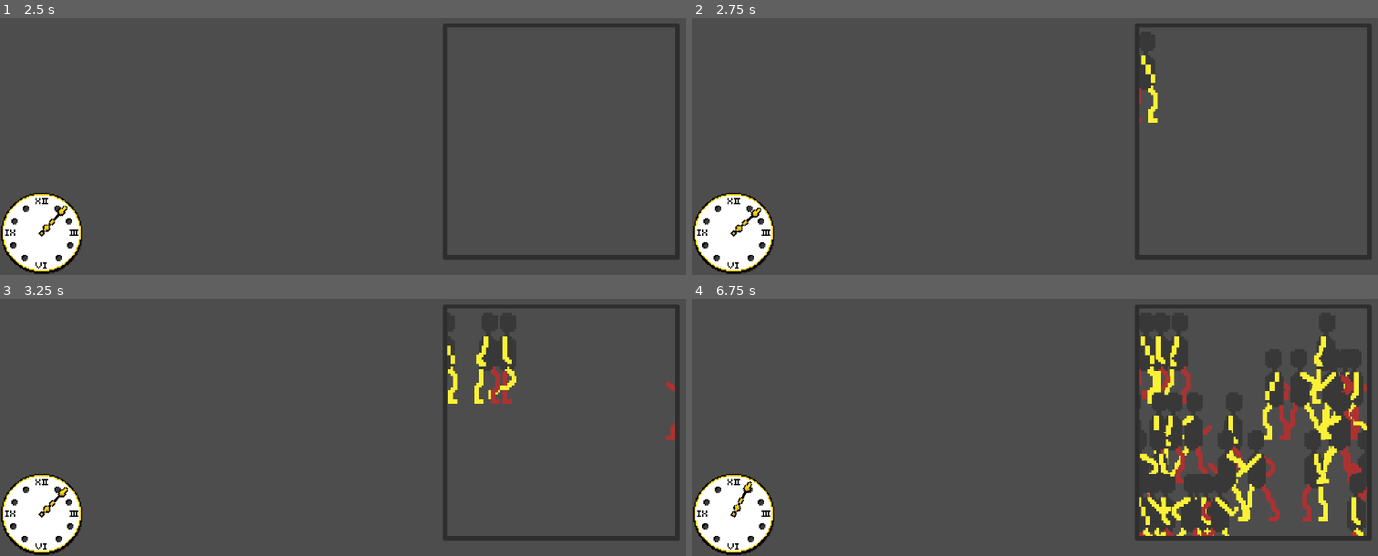
Above: before the commit, frames 1-4 (two rows, left to right).
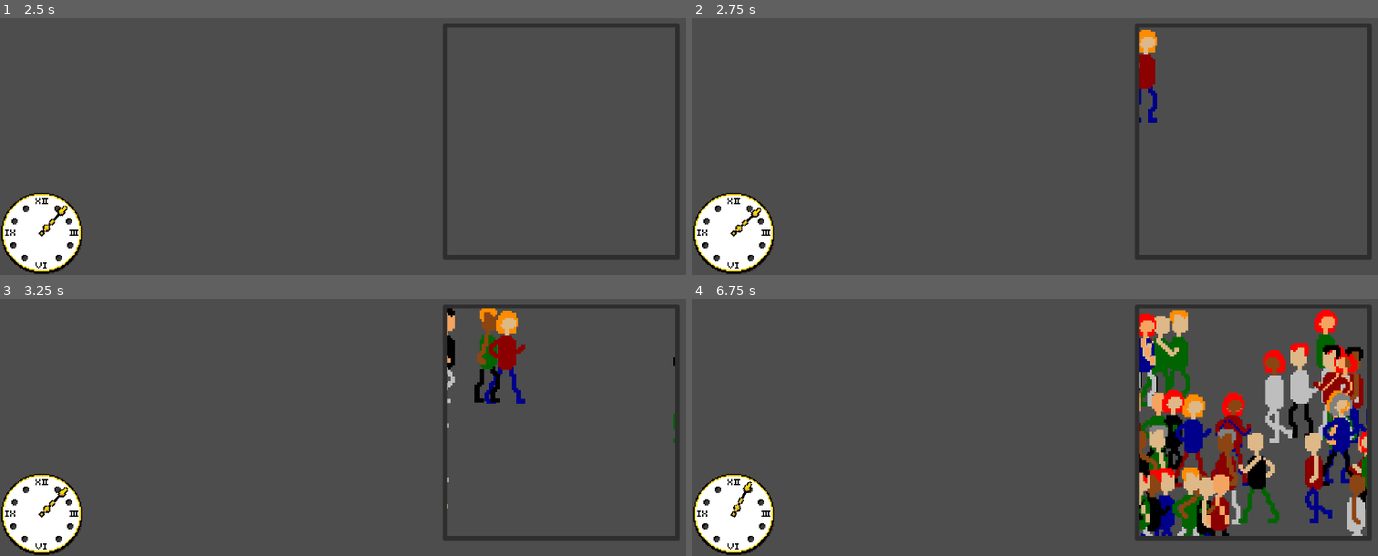
Above: after the commit, the same moments.

Repository: duckingg/GMTK-Heavenly-office
Game: Godot game, scene res://Assets/main.tscn
Two runs of this game, one before a commit and one after it. Both use one fixed random seed, a clock stepped at 60 frames per second and the inputs below.
Inputs (mouse positions are in pixels of both pictures, inside the frame that each line leads up to):
- Up to frame 1 (2.5 s): tap Enter (ui_accept) at 0.5, 0.6, 0.77, 1.07, 1.35, 1.52, 1.82, 2.1 s; move the mouse to (521, 48) at 0.52 s; hold Up (ui_up) 0.53-1.28 s; click (521, 48) at 0.67 s; move the mouse to (294, 84) at 1.27 s; hold Down (ui_down) 1.28-2.03 s; click (294, 84) at 1.42 s; move the mouse to (329, 84) at 2.02 s; hold Up (ui_up) from 2.03 s (still down); click (329, 84) at 2.17 s
- Up to frame 2 (2.75 s): keep holding Up (ui_up)
- Up to frame 3 (3.25 s): keep holding Up (ui_up); move the mouse to (432, 365) at 2.77 s; tap Enter (ui_accept) at 2.85, 3.02 s; click (432, 365) at 2.92 s
- Up to frame 4 (6.75 s): tap Enter (ui_accept) at 3.32, 3.6, 3.77, 4.07, 4.35, 4.52, 4.82, 5.1, 5.85, 6.02, 6.32, 6.6 s; move the mouse to (1110, 365) at 3.52 s; release Up (ui_up) at 3.53 s; hold Down (ui_down) 3.53-5.78 s; click (1110, 365) at 3.67 s; move the mouse to (1137, 365) at 4.27 s; click (1137, 365) at 4.42 s; move the mouse to (1302, 365) at 5.02 s; click (1302, 365) at 5.17 s; move the mouse to (outside the picture) at 5.77 s; hold Up (ui_up) from 5.78 s (still down); click (outside the picture) at 5.92 s; move the mouse to (outside the picture) at 6.52 s; click (outside the picture) at 6.67 s

Frame 1 is identical in both runs. In frame 2, 0.7% of the frame differs, in the area x 65-68%, y 4-41%; in frame 3, 2.3%; in frame 4, 17%, in the area x 65-99%, y 4-93%.

Commit message:
Persons of color
Added colors to persons, improved spawner

Diff:
--- a/Assets/person.tscn
+++ b/Assets/person.tscn
@@ -1,74 +1,148 @@
 [gd_scene format=3 uid="uid://dh04ycfigyrdw"]
 
 [ext_resource type="Script" uid="uid://dw0fv3wivtkh6" path="res://Scripts/person.gd" id="1_0uymv"]
-[ext_resource type="Texture2D" uid="uid://bjv7wyon2wtx3" path="res://Sprites/mini Character DEMO-Sheet.png" id="2_0uymv"]
+[ext_resource type="Texture2D" uid="uid://2r6rb8grayfb" path="res://Sprites/Mini player sprite/Head.png" id="2_3ku8q"]
+[ext_resource type="Texture2D" uid="uid://d2lkvcs8stj4x" path="res://Sprites/Mini player sprite/Hands.png" id="3_pcw58"]
+[ext_resource type="Texture2D" uid="uid://bd3nnaacn7fk2" path="res://Sprites/Mini player sprite/Body.png" id="4_rmi2v"]
+[ext_resource type="Texture2D" uid="uid://bqd46dkh66vsf" path="res://Sprites/Mini player sprite/Legs.png" id="5_7ev5i"]
 
-[sub_resource type="AtlasTexture" id="AtlasTexture_gkp17"]
-atlas = ExtResource("2_0uymv")
+[sub_resource type="RectangleShape2D" id="RectangleShape2D_j6m6x"]
+size = Vector2(76, 151.5)
+
+[sub_resource type="AtlasTexture" id="AtlasTexture_umaym"]
+atlas = ExtResource("3_pcw58")
 region = Rect2(0, 0, 64, 64)
 
-[sub_resource type="AtlasTexture" id="AtlasTexture_j6m6x"]
-atlas = ExtResource("2_0uymv")
+[sub_resource type="AtlasTexture" id="AtlasTexture_2cetn"]
+atlas = ExtResource("3_pcw58")
 region = Rect2(64, 0, 64, 64)
 
-[sub_resource type="AtlasTexture" id="AtlasTexture_3ku8q"]
-atlas = ExtResource("2_0uymv")
+[sub_resource type="AtlasTexture" id="AtlasTexture_vc84t"]
+atlas = ExtResource("3_pcw58")
 region = Rect2(128, 0, 64, 64)
 
-[sub_resource type="AtlasTexture" id="AtlasTexture_pcw58"]
-atlas = ExtResource("2_0uymv")
+[sub_resource type="AtlasTexture" id="AtlasTexture_elym4"]
+atlas = ExtResource("3_pcw58")
 region = Rect2(192, 0, 64, 64)
 
-[sub_resource type="AtlasTexture" id="AtlasTexture_rmi2v"]
-atlas = ExtResource("2_0uymv")
+[sub_resource type="AtlasTexture" id="AtlasTexture_xjlry"]
+atlas = ExtResource("3_pcw58")
 region = Rect2(256, 0, 64, 64)
 
-[sub_resource type="AtlasTexture" id="AtlasTexture_7ev5i"]
-atlas = ExtResource("2_0uymv")
+[sub_resource type="AtlasTexture" id="AtlasTexture_vyod4"]
+atlas = ExtResource("3_pcw58")
 region = Rect2(320, 0, 64, 64)
 
-[sub_resource type="SpriteFrames" id="SpriteFrames_umaym"]
+[sub_resource type="SpriteFrames" id="SpriteFrames_0uvsa"]
 animations = [{
 "frames": [{
 "duration": 1.0,
-"texture": SubResource("AtlasTexture_gkp17")
+"texture": SubResource("AtlasTexture_umaym")
 }, {
 "duration": 1.0,
-"texture": SubResource("AtlasTexture_j6m6x")
+"texture": SubResource("AtlasTexture_2cetn")
 }, {
 "duration": 1.0,
-"texture": SubResource("AtlasTexture_3ku8q")
+"texture": SubResource("AtlasTexture_vc84t")
 }, {
 "duration": 1.0,
-"texture": SubResource("AtlasTexture_pcw58")
+"texture": SubResource("AtlasTexture_elym4")
 }, {
 "duration": 1.0,
-"texture": SubResource("AtlasTexture_rmi2v")
+"texture": SubResource("AtlasTexture_xjlry")
 }, {
 "duration": 1.0,
-"texture": SubResource("AtlasTexture_7ev5i")
+"texture": SubResource("AtlasTexture_vyod4")
 }],
 "loop": true,
-"name": &"new_animation",
+"name": &"default",
 "speed": 5.0
 }]
 
-[sub_resource type="RectangleShape2D" id="RectangleShape2D_j6m6x"]
-size = Vector2(126, 127)
+[sub_resource type="AtlasTexture" id="AtlasTexture_uj7ah"]
+atlas = ExtResource("5_7ev5i")
+region = Rect2(0, 0, 64, 64)
+
+[sub_resource type="AtlasTexture" id="AtlasTexture_ea5tw"]
+atlas = ExtResource("5_7ev5i")
+region = Rect2(64, 0, 64, 64)
+
+[sub_resource type="AtlasTexture" id="AtlasTexture_kdvy1"]
+atlas = ExtResource("5_7ev5i")
+region = Rect2(128, 0, 64, 64)
+
+[sub_resource type="AtlasTexture" id="AtlasTexture_b8yv7"]
+atlas = ExtResource("5_7ev5i")
+region = Rect2(192, 0, 64, 64)
+
+[sub_resource type="AtlasTexture" id="AtlasTexture_m1bp0"]
+atlas = ExtResource("5_7ev5i")
+region = Rect2(256, 0, 64, 64)
+
+[sub_resource type="AtlasTexture" id="AtlasTexture_k8hnh"]
+atlas = ExtResource("5_7ev5i")
+region = Rect2(320, 0, 64, 64)
+
+[sub_resource type="SpriteFrames" id="SpriteFrames_88a0e"]
+animations = [{
+"frames": [{
+"duration": 1.0,
+"texture": SubResource("AtlasTexture_uj7ah")
+}, {
+"duration": 1.0,
+"texture": SubResource("AtlasTexture_ea5tw")
+}, {
+"duration": 1.0,
+"texture": SubResource("AtlasTexture_kdvy1")
+}, {
+"duration": 1.0,
+"texture": SubResource("AtlasTexture_b8yv7")
+}, {
+"duration": 1.0,
+"texture": SubResource("AtlasTexture_m1bp0")
+}, {
+"duration": 1.0,
+"texture": SubResource("AtlasTexture_k8hnh")
+}],
+"loop": true,
+"name": &"default",
+"speed": 5.0
+}]
 
 [node name="Person" type="Node2D" unique_id=421213657]
 script = ExtResource("1_0uymv")
 
-[node name="Sprite2D" type="AnimatedSprite2D" parent="." unique_id=1178599269]
-scale = Vector2(3.7, 3.7)
-sprite_frames = SubResource("SpriteFrames_umaym")
-animation = &"new_animation"
-autoplay = "new_animation"
-frame_progress = 0.39615175
-
 [node name="Area2D" type="Area2D" parent="." unique_id=1025528037]
 
 [node name="CollisionShape2D" type="CollisionShape2D" parent="Area2D" unique_id=1771791406]
+position = Vector2(0, -12.25)
 shape = SubResource("RectangleShape2D_j6m6x")
 
+[node name="Node" type="Node2D" parent="." unique_id=856021473]
+position = Vector2(0, -90)
+scale = Vector2(3.58, 3.58)
+
+[node name="hair" type="Sprite2D" parent="Node" unique_id=893136002]
+z_index = 1
+position = Vector2(0, 3)
+
+[node name="head" type="Sprite2D" parent="Node" unique_id=1637310846]
+position = Vector2(0, 4)
+texture = ExtResource("2_3ku8q")
+
+[node name="hands" type="AnimatedSprite2D" parent="Node" unique_id=804809539]
+z_index = 1
+position = Vector2(0, 25)
+sprite_frames = SubResource("SpriteFrames_0uvsa")
+autoplay = "default"
+
+[node name="body" type="Sprite2D" parent="Node" unique_id=37530021]
+position = Vector2(0, 19)
+texture = ExtResource("4_rmi2v")
+
+[node name="legs" type="AnimatedSprite2D" parent="Node" unique_id=1167118615]
+position = Vector2(0, 26)
+sprite_frames = SubResource("SpriteFrames_88a0e")
+autoplay = "default"
+
 [connection signal="input_event" from="Area2D" to="." method="_on_area_2d_input_event"]
--- a/Scripts/minigame_1.gd
+++ b/Scripts/minigame_1.gd
@@ -19,29 +19,29 @@
 		spawn_dealy = randf_range(0.0, 0.5)
 		await get_tree().create_timer(spawn_dealy).timeout
 		person_speed = randf_range( min_speed , max_speed)
-		$spawners/Spawner.spawn_person("L-R", person_speed, ID)
+		$spawners/Spawner.spawn_person("L-R", person_speed, ID, 25)
 		ID += 1
 
 		spawn_dealy = randf_range(0.0, 0.5)
 		await get_tree().create_timer(spawn_dealy).timeout
 		person_speed = randf_range( min_speed , max_speed)
-		$spawners/Spawner2.spawn_person("L-R", person_speed, ID)
+		$spawners/Spawner2.spawn_person("L-R", person_speed, ID, 25)
 		ID += 1
 
 		spawn_dealy = randf_range(0.0, 0.5)
 		await get_tree().create_timer(spawn_dealy).timeout
 		person_speed = randf_range( min_speed , max_speed)
-		$spawners/Spawner3.spawn_person("L-R", person_speed, ID)
+		$spawners/Spawner3.spawn_person("L-R", person_speed, ID, 25)
 		ID += 1
 
 		spawn_dealy = randf_range(0.0, 0.5)
 		await get_tree().create_timer(spawn_dealy).timeout
 		person_speed = randf_range( min_speed , max_speed)
-		$spawners/Spawner4.spawn_person("R-L", person_speed, ID)
+		$spawners/Spawner4.spawn_person("R-L", person_speed, ID, 25)
 		ID += 1
 
 		spawn_dealy = randf_range(0.0, 0.5)
 		await get_tree().create_timer(spawn_dealy).timeout
 		person_speed = randf_range( min_speed , max_speed)
-		$spawners/Spawner5.spawn_person("R-L", person_speed, ID)
+		$spawners/Spawner5.spawn_person("R-L", person_speed, ID, 25)
 		ID += 1
--- a/Scripts/person.gd
+++ b/Scripts/person.gd
@@ -1,22 +1,106 @@
 extends Node2D
 
+var body_parts = {
+	"body" : preload("res://Sprites/Mini player sprite/Body.png"),
+	"hair_1" : preload("res://Sprites/Mini player sprite/Hair1.png"),
+	"hair_2" : preload("res://Sprites/Mini player sprite/Hair2.png"),
+	"hands" : preload("res://Sprites/Mini player sprite/Hands.png"),
+	"head" : preload("res://Sprites/Mini player sprite/Head.png"),
+	"legs" : preload("res://Sprites/Mini player sprite/Legs.png")
+}
+
+var person_code : int
+
+
 func _ready() -> void:
+	randomize()
+	var a : int = randi_range(1, 3) # Hair type
+	var b : int = randi_range(1, 4) # Hair color
+	var c : int = randi_range(1, 3) # Skin tone
+	var d : int = randi_range(1, 5) # Shirt color
+	var e : int = randi_range(1, 2) # Arm type
+	var f : int = randi_range(1, 5) # Leg color
+
+	var shirt_color
+	var head_color
+
+	if a == 2:
+		$Node/hair.texture = body_parts["hair_1"]
+	elif a == 3:
+		$Node/hair.texture = body_parts["hair_2"]
+
+	if b == 1:
+		$Node/hair.modulate = Color.WEB_GRAY
+	elif b == 2:
+		$Node/hair.modulate = Color.BLACK
+	elif b == 3:
+		$Node/hair.modulate = Color.DARK_ORANGE
+	elif b == 4:
+		$Node/hair.modulate = Color.RED
+
+	if c == 1:
+		$Node/head.modulate = Color.BURLYWOOD
+		head_color = "BURLYWOOD"
+	elif c == 2:
+		$Node/head.modulate = Color.SANDY_BROWN
+		head_color = "SANDY_BROWN"
+	elif c == 3:
+		$Node/head.modulate = Color.SADDLE_BROWN
+		head_color = "SADDLE_BROWN"
+
+	if d == 1:
+		$Node/body.modulate = Color.GRAY
+		shirt_color = "GRAY"
+	elif d == 2:
+		$Node/body.modulate = Color.DARK_RED
+		shirt_color = "DARK_RED"
+	elif d == 3:
+		$Node/body.modulate = Color.DARK_GREEN
+		shirt_color = "DARK_GREEN"
+	elif d == 4:
+		$Node/body.modulate = Color.DARK_BLUE
+		shirt_color = "DARK_BLUE"
+	elif d == 5:
+		$Node/body.modulate = Color.BLACK
+		shirt_color = "BLACK"
+
+	if e == 1:
+		$Node/hands.modulate = Color.from_string(shirt_color, Color.WHITE)
+	if e == 2:
+		$Node/hands.modulate = Color.from_string(head_color, Color.WHITE)
+
+	if f == 1:
+		$Node/legs.modulate = Color.GRAY
+	if f == 2:
+		$Node/legs.modulate = Color.DARK_RED
+	if f == 3:
+		$Node/legs.modulate = Color.DARK_GREEN
+	if f == 4:
+		$Node/legs.modulate = Color.DARK_BLUE
+	if f == 5:
+		$Node/legs.modulate = Color.BLACK
+
 	z_index = $".".global_position.y
-	await get_tree().create_timer(25).timeout
+	await get_tree().create_timer(lifetime).timeout
 	queue_free()
 
+@export var lifetime: int
 @export var direction:  String
 @export var speed: float
 @export var person_ID: int
 
 func _process(delta: float) -> void:
-	$Sprite2D.speed_scale = speed
+	$Node/hands.speed_scale = speed
+	$Node/legs.speed_scale = speed
 	if direction == "L-R":
 		$".".position.x += delta * speed * 100
 	elif direction == "R-L":
 		$".".position.x -= delta * speed * 100
-		$Sprite2D.flip_h = true
-
+		$Node/hands.flip_h = true
+		$Node/legs.flip_h = true
+		$Node/hair.flip_h = true
+		$Node/head.flip_h = true
+		$Node/body.flip_h = true
 
 func _on_area_2d_input_event(viewport: Node, event: InputEvent, shape_idx: int) -> void:
 	if Input.is_mouse_button_pressed(MOUSE_BUTTON_LEFT):
--- a/Scripts/spawner.gd
+++ b/Scripts/spawner.gd
@@ -2,10 +2,13 @@
 
 @export var person_scean: PackedScene
 
-func spawn_person( direction, speed, Person_ID):
+func spawn_person( direction, speed, Person_ID, lifetime):
+	randomize()
+	var rand = randf_range(-5,5)
 	var person = person_scean.instantiate()
+	person.lifetime = lifetime
 	person.direction = direction
 	person.speed = speed
 	person.person_ID = Person_ID
 	add_child(person)
-	person.position = Vector2(0,0)
+	person.position = Vector2(0,rand)
